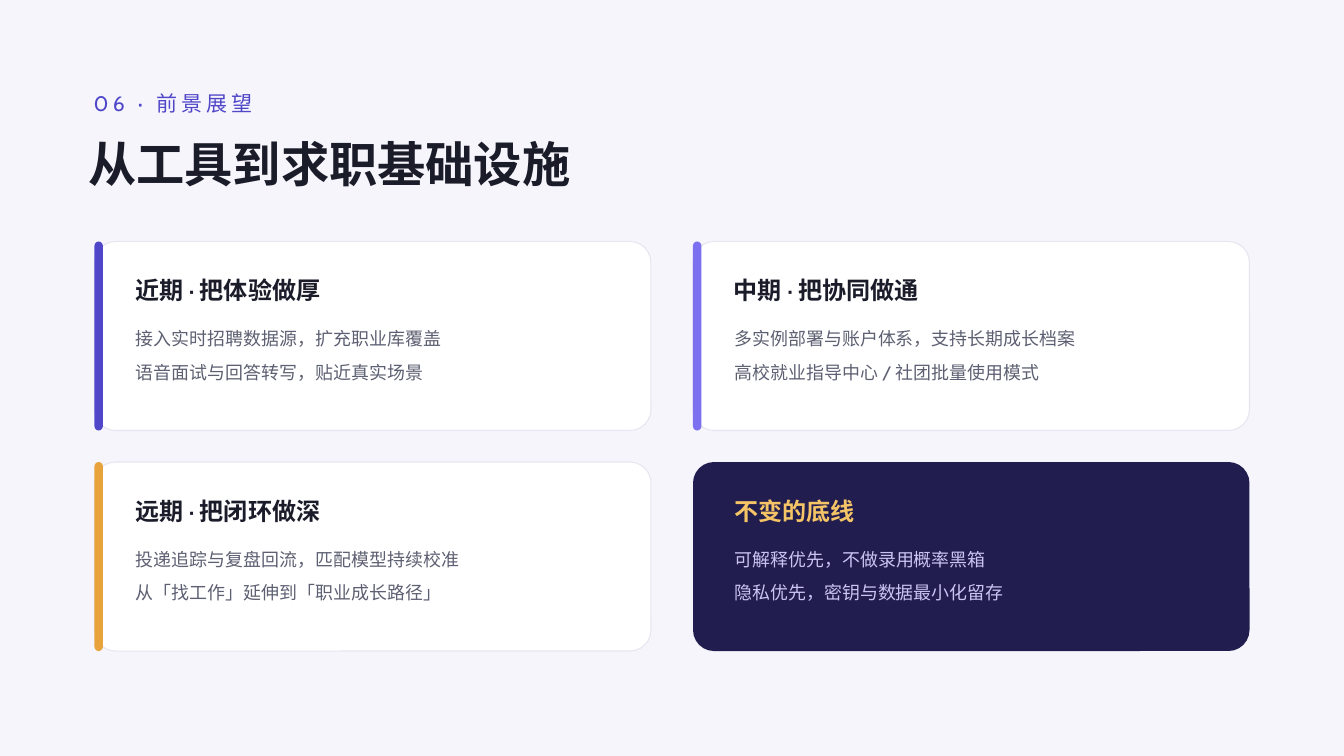
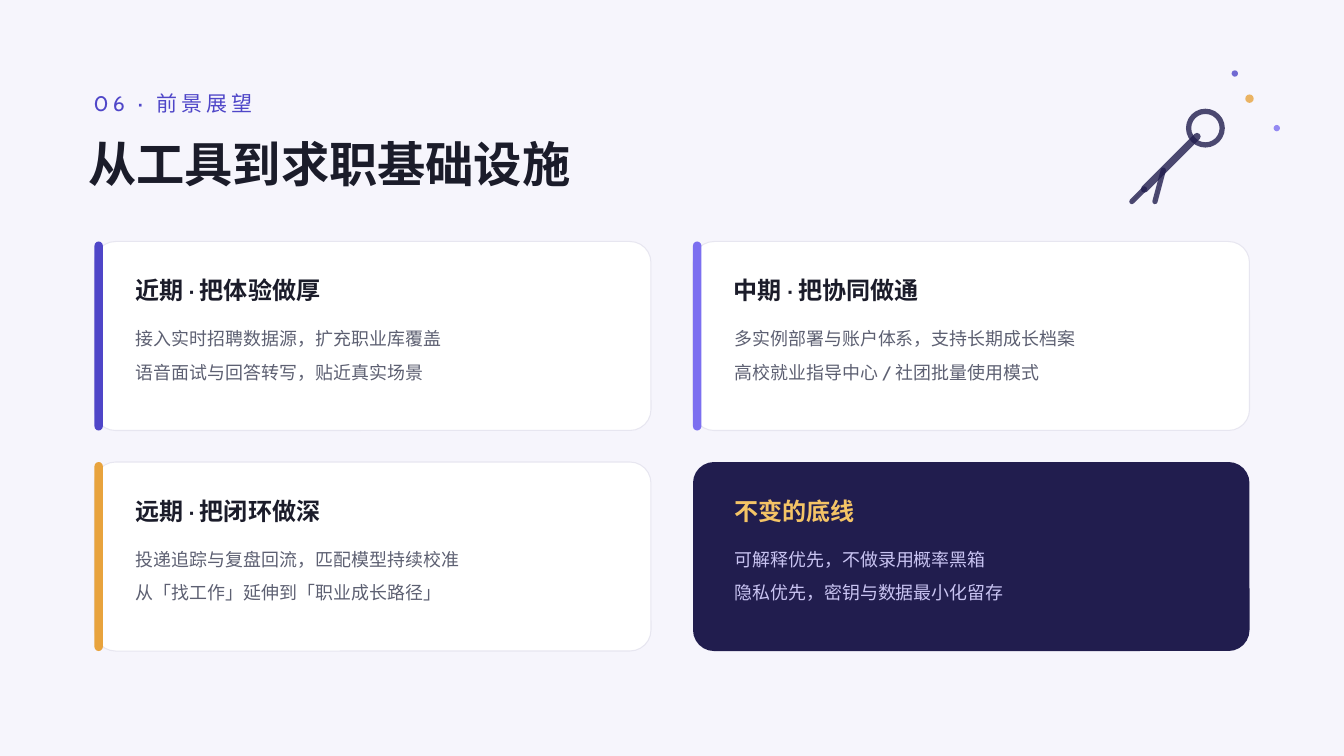
Before and after one commit to CP-bee-git/AI-game, a slide deck: slide 7 of docs/ppt-assets/careerpilot-intro.pptx. Drawn at 1344x756 pixels with LibreOffice and Linux fonts; fonts in the diff are those of the drawing. Boxes give left, top, right and bottom in pixels: in the first picture for what was removed or moved away, otherwise in the second. Text is boxed around its words. In the diff, an @@ line names an element or a change of style, - is before the commit and + after.

```diff
--- a/docs/ppt-assets/careerpilot-intro.pptx
+++ b/docs/ppt-assets/careerpilot-intro.pptx
@@ group added at bbox=[1132, 71, 1280, 202]: 4 ellipses, 2 freeform shapes @@
```
Also in this commit, not shown: 7 other slides changed, 8 other files.
